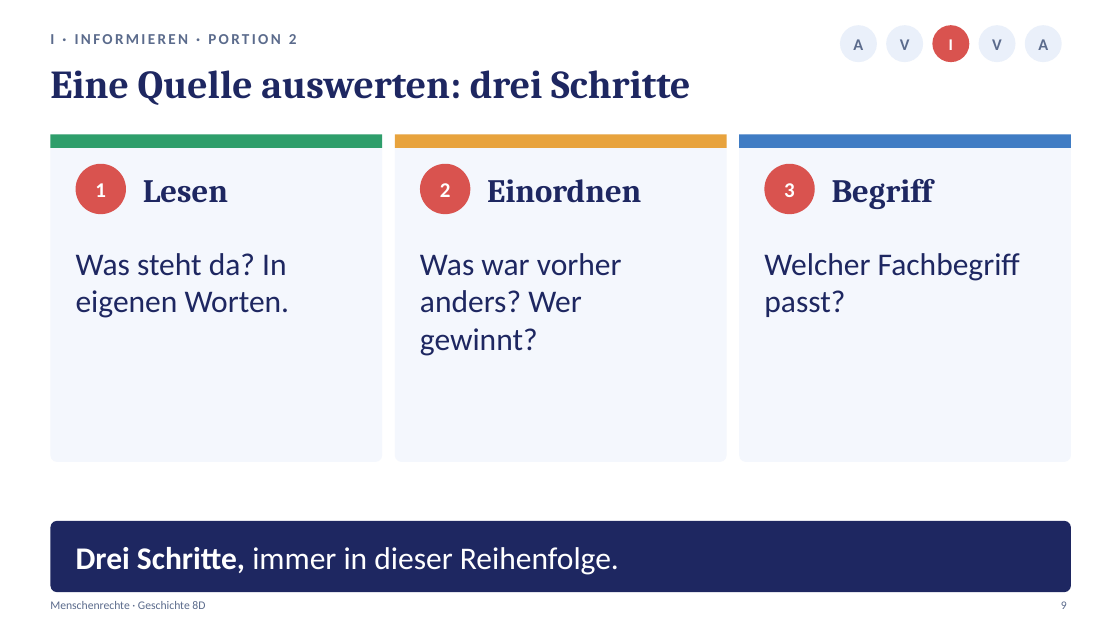
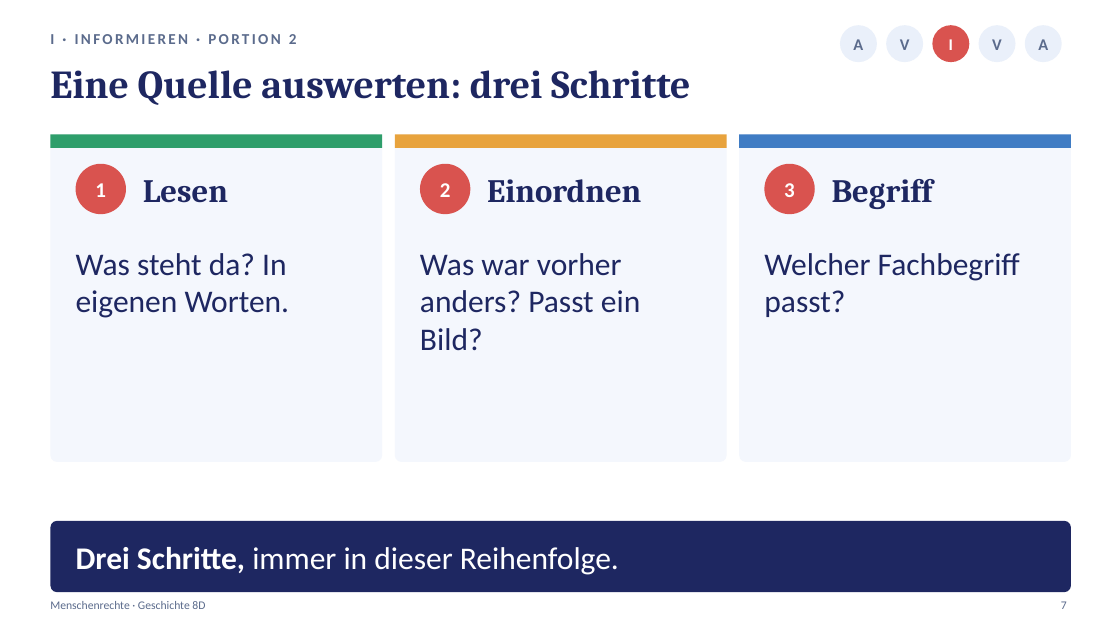
Before and after one commit to golzkonstantin-gif/Schule, a slide deck: slide 7 of Geschichte_8D/Stunde4_Menschenrechte/Praesentation_Stunde4_Menschenrechte_8D.pptx (slide 9 before the commit). Drawn at 1120x630 pixels with LibreOffice and Linux fonts; fonts in the diff are those of the drawing. Boxes give left, top, right and bottom in pixels: in the first picture for what was removed or moved away, otherwise in the second. Text is boxed around its words. In the diff, an @@ line names an element or a change of style, - is before the commit and + after.

```diff
--- a/Geschichte_8D/Stunde4_Menschenrechte/Praesentation_Stunde4_Menschenrechte_8D.pptx
+++ b/Geschichte_8D/Stunde4_Menschenrechte/Praesentation_Stunde4_Menschenrechte_8D.pptx
@@ text at [420, 253, 640, 350]: text changed @@
-Was war vorher anders? Wer gewinnt?
+Was war vorher anders? Passt ein Bild?
@@ text at [1061, 601, 1067, 609]: text changed @@
-9
+7
```
Also in this commit, not shown: 17 other slides changed, 2 slides added, 3 slides removed, 16 other files.
